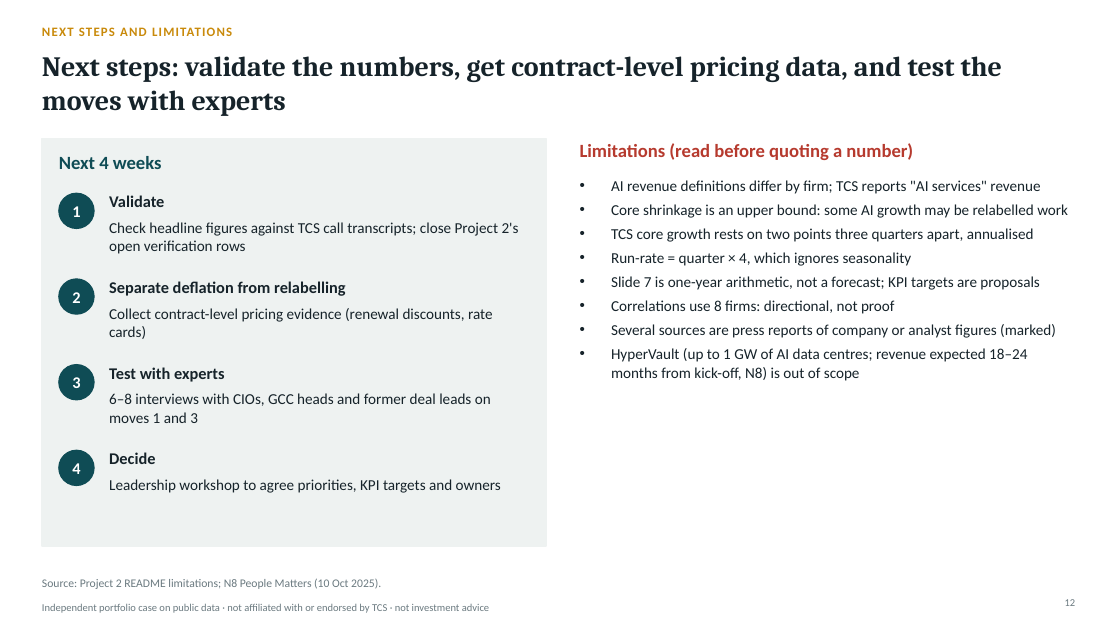
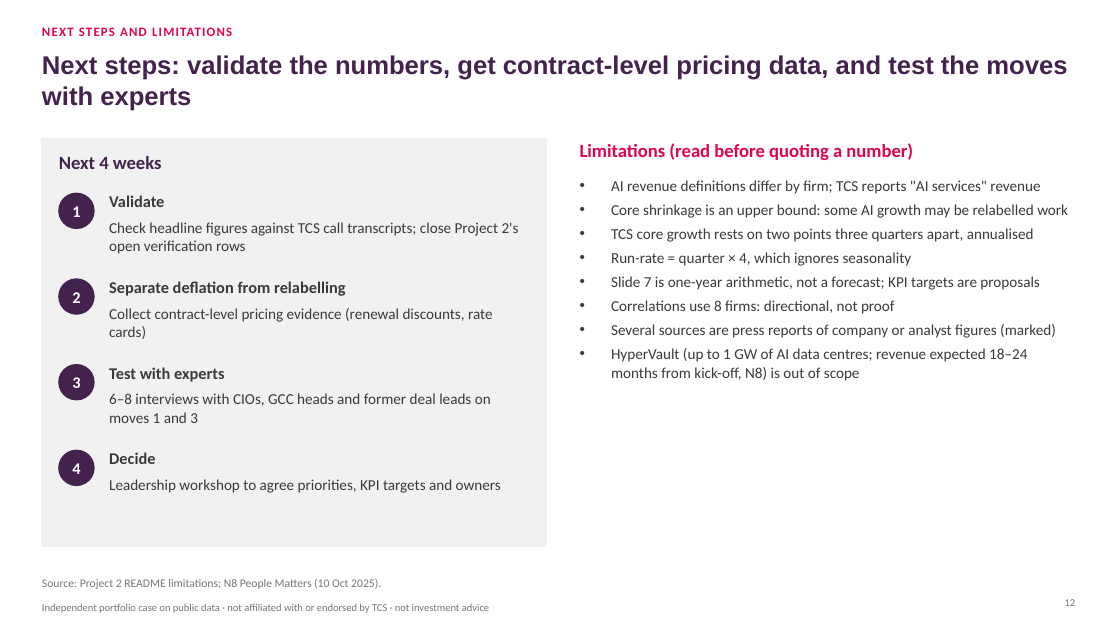
Before and after one commit to lokpriye96/ai-consulting-report-genai-services, a slide deck: slide 12 of outputs/TCS_AI_Deflation_Strategy.pptx. Drawn at 1120x630 pixels with LibreOffice and Linux fonts; fonts in the diff are those of the drawing. Boxes give left, top, right and bottom in pixels: in the first picture for what was removed or moved away, otherwise in the second. Text is boxed around its words. In the diff, an @@ line names an element or a change of style, - is before the commit and + after.

```diff
--- a/outputs/TCS_AI_Deflation_Strategy.pptx
+++ b/outputs/TCS_AI_Deflation_Strategy.pptx
@@ text "NEXT STEPS AND LIMITATIONS" at (42,27,232,36): text colour #C98A0B to #E0044E @@
@@ title "Next steps: validate the numbers, ..." at (42,55,1067,111): size 24 to 22 pt, font Cambria to Arial, text colour #16232A to #43224D @@
@@ rectangle at (42,139,546,546): fill #EEF2F1 to #F1F1F1; outline #EEF2F1 1 pt to #F1F1F1 1 pt @@
@@ text "Limitations (read before quoting a ..." at (580,143,913,160): text colour #B63A2E to #E0044E @@
@@ text "Next 4 weeks" at (59,156,162,169): text colour #0F4C55 to #43224D @@
@@ text colour #16232A to #3A3A3C in 9 elements at (109,195,164,207), (109,222,519,254), (109,281,346,296), (109,308,493,339), (109,367,224,382), (109,393,491,423), (109,452,155,464), (109,479,501,493), (611,180,1068,381) @@
@@ fill #0F4C55 to #43224D; outline #0F4C55 1 pt to #43224D 1 pt in 4 elements at (59,193,94,229), (59,279,94,314), (59,365,94,400), (59,450,94,486) @@
```
Also in this commit, not shown: 12 other slides changed, 21 other files.
